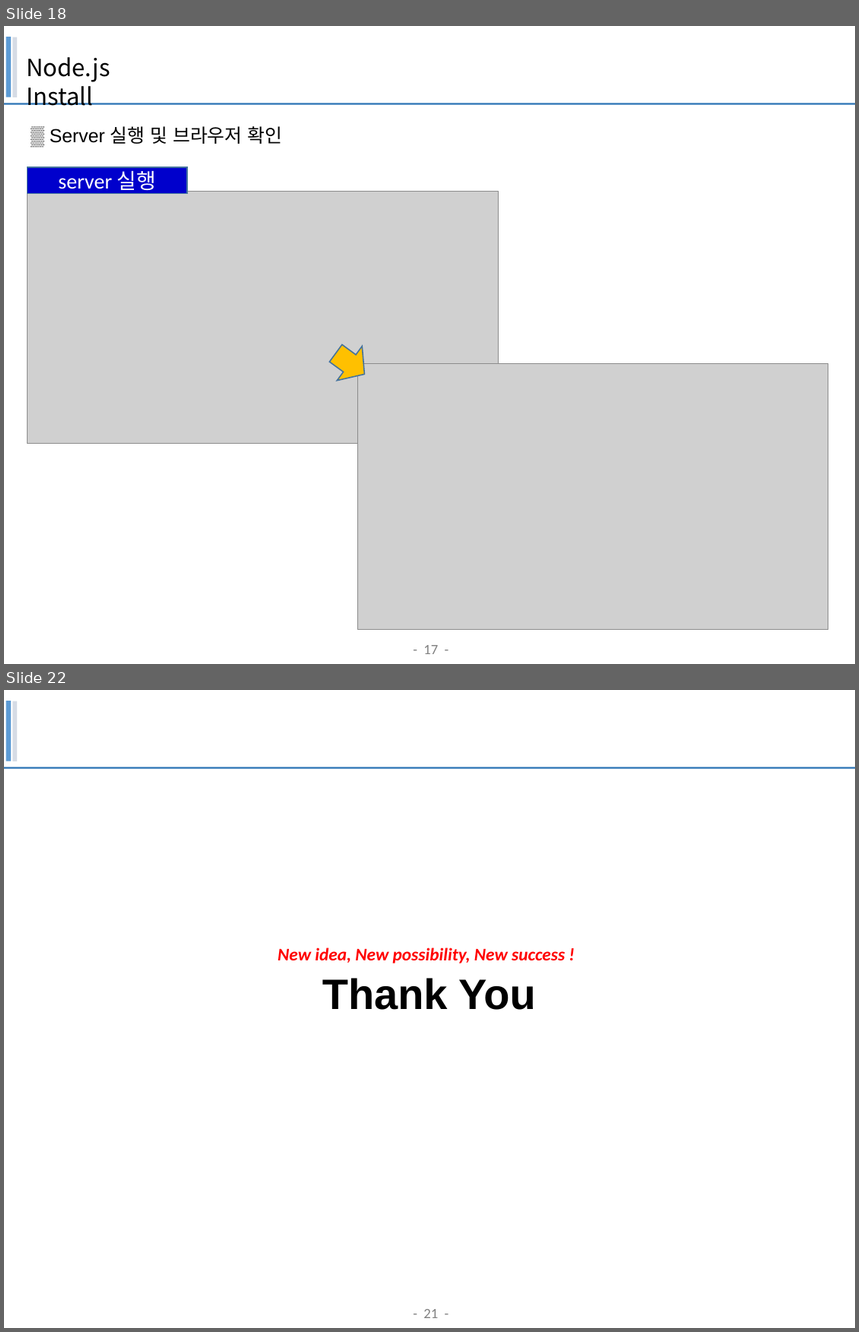
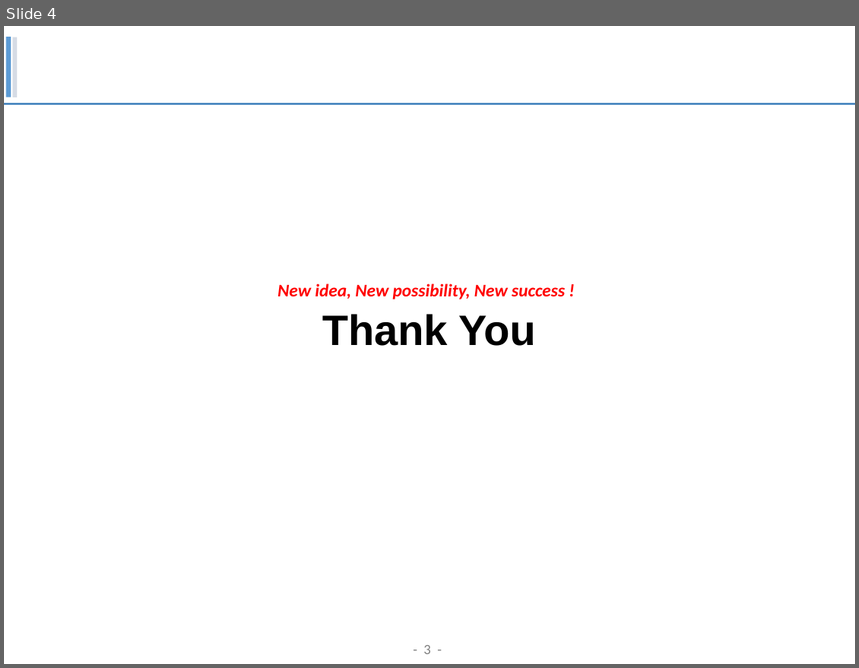
Before and after one commit to taekmu/medals, a slide deck: contents/Render.pptx. Shown one above the other, each under a label of ours: slides 18 and 22 before the commit, slide 4 after it; the slides between them are not shown. The pictures are 859x1332 and 859x668 pixels, drawn with LibreOffice and Linux fonts; fonts in the diff are those of the drawing; grey boxes stand for pictures; background and template pictures are left out. Boxes give left, top, right and bottom in pixels: in the first picture for what was removed or moved away, otherwise in the second. Text is boxed around its words. In the diff, an @@ line names an element or a change of style, - is before the commit and + after.

```diff
--- a/contents/Render.pptx
+++ b/contents/Render.pptx
@@ slide 18 removed at [4, 26, 855, 664], background #FFFFFF; not listed: 4 template elements that a slide beside it also shows @@
@@ text removed at [26, 57, 110, 106] @@
-Node.js Install
@@ text removed at [50, 126, 282, 144] @@
-▒ Server 실행 및 브라우저 확인
@@ rectangle removed at [27, 167, 187, 194] @@
-server 실행
@@ picture removed at [27, 191, 498, 443] @@
@@ right arrow removed at [323, 336, 377, 392] @@
@@ picture removed at [358, 364, 829, 630] @@
@@ what was slide 22 is now slide 4 @@
@@ page number at [424, 645, 430, 655]: text changed @@
-- 21 -
+- 3 -
```
Also in this commit, not shown: 17 other slides removed, 4 other files.
